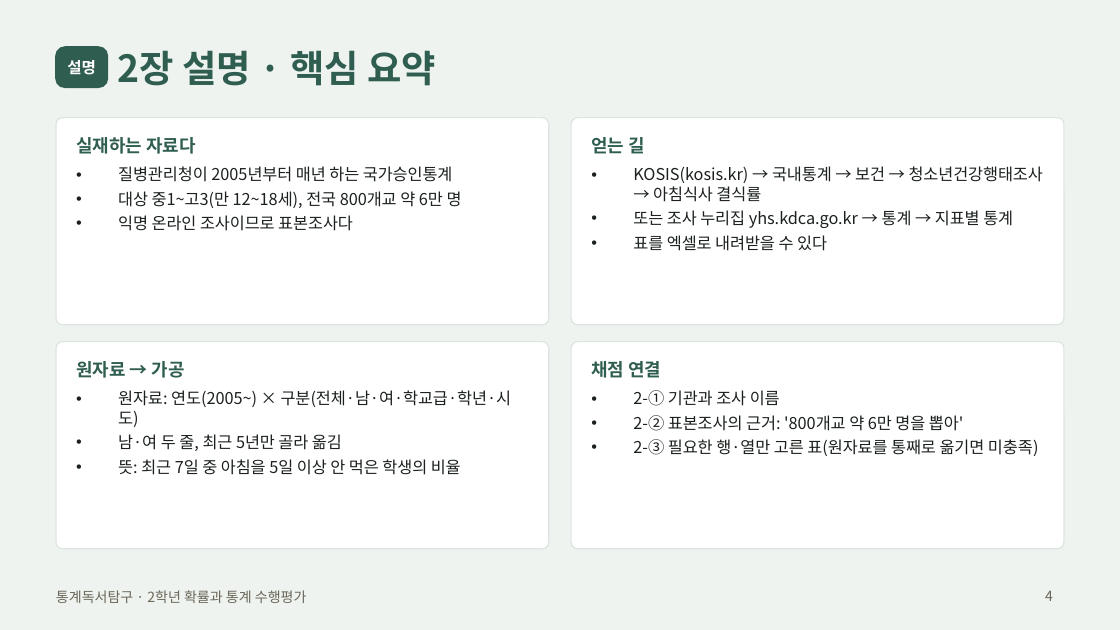
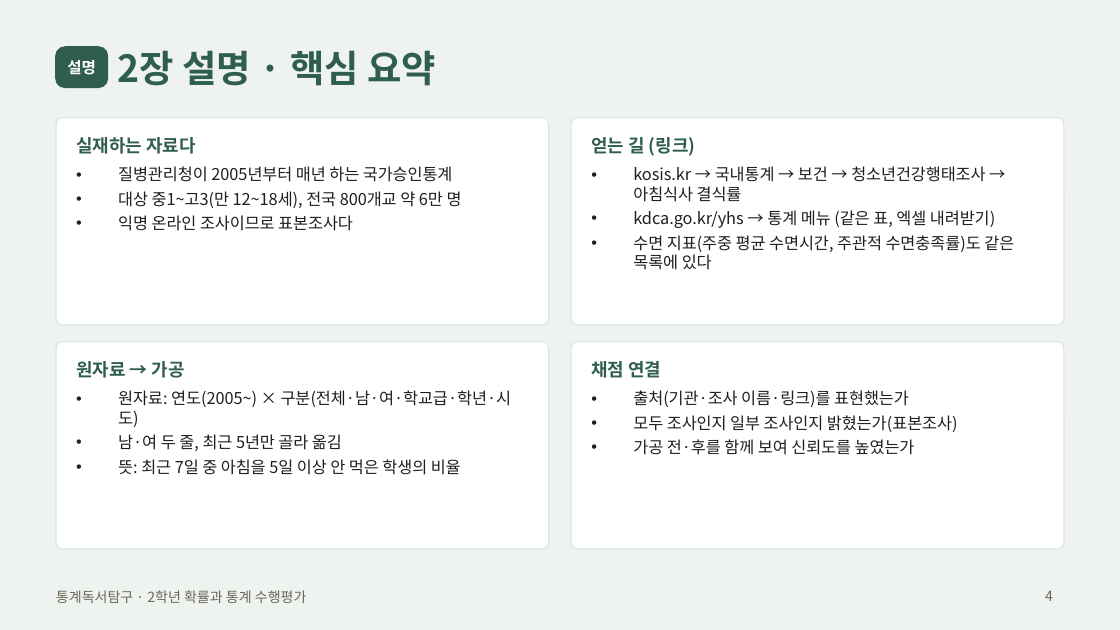
Before and after one commit to jaegeunsongsong/autobot, a slide deck: slide 4 of docs/2026-2학기-통계독서탐구-수행평가/발표예시-간호.pptx. Drawn at 1120x630 pixels with LibreOffice and Linux fonts; fonts in the diff are those of the drawing. Boxes give left, top, right and bottom in pixels: in the first picture for what was removed or moved away, otherwise in the second. Text is boxed around its words. In the diff, an @@ line names an element or a change of style, - is before the commit and + after.

```diff
--- a/docs/2026-2학기-통계독서탐구-수행평가/발표예시-간호.pptx
+++ b/docs/2026-2학기-통계독서탐구-수행평가/발표예시-간호.pptx
@@ text at box(591, 137, 696, 156): text changed @@
-얻는 길
+얻는 길 (링크)
@@ text at box(633, 166, 1014, 270): text changed @@
-• KOSIS(kosis.kr) → 국내통계 → 보건 → 청소년건강행태조사 → 아침식사 결식률
-• 또는 조사 누리집 yhs.kdca.go.kr → 통계 → 지표별 통계
-• 표를 엑셀로 내려받을 수 있다
+• kosis.kr → 국내통계 → 보건 → 청소년건강행태조사 → 아침식사 결식률
+• kdca.go.kr/yhs → 통계 메뉴 (같은 표, 엑셀 내려받기)
+• 수면 지표(주중 평균 수면시간, 주관적 수면충족률)도 같은 목록에 있다
@@ text at box(633, 390, 958, 455): text changed @@
-• 2-① 기관과 조사 이름
-• 2-② 표본조사의 근거: '800개교 약 6만 명을 뽑아'
-• 2-③ 필요한 행·열만 고른 표(원자료를 통째로 옮기면 미충족)
+• 출처(기관·조사 이름·링크)를 표현했는가
+• 모두 조사인지 일부 조사인지 밝혔는가(표본조사)
+• 가공 전·후를 함께 보여 신뢰도를 높였는가
```
Also in this commit, not shown: 7 other slides changed, 13 other files.
